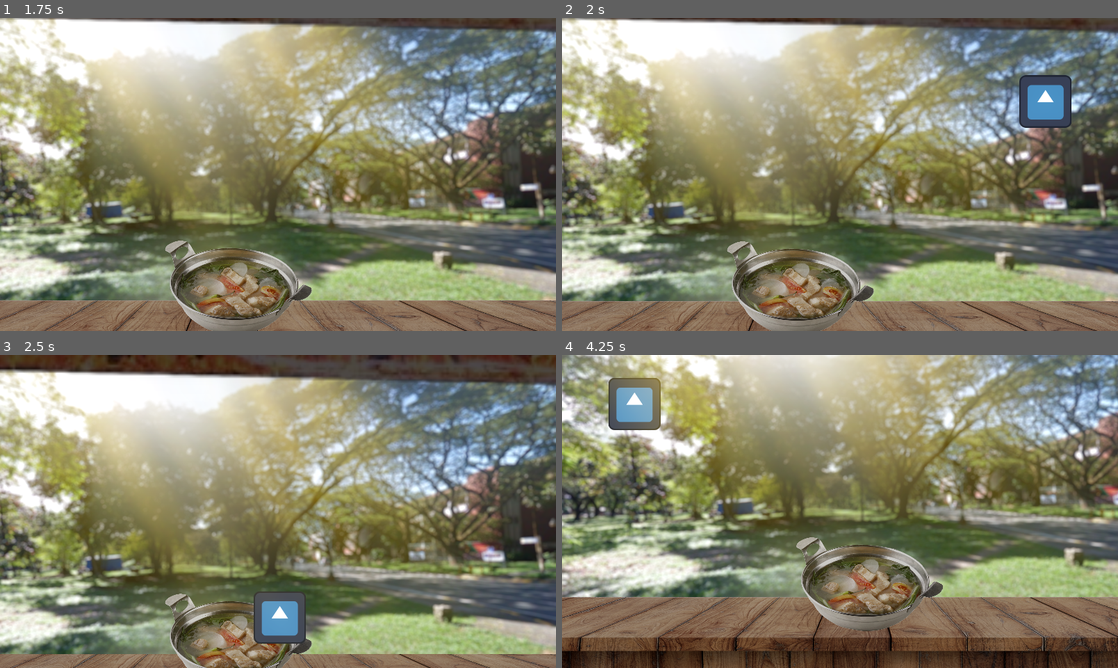
Above: before the commit, frames 1-4 (two rows, left to right).
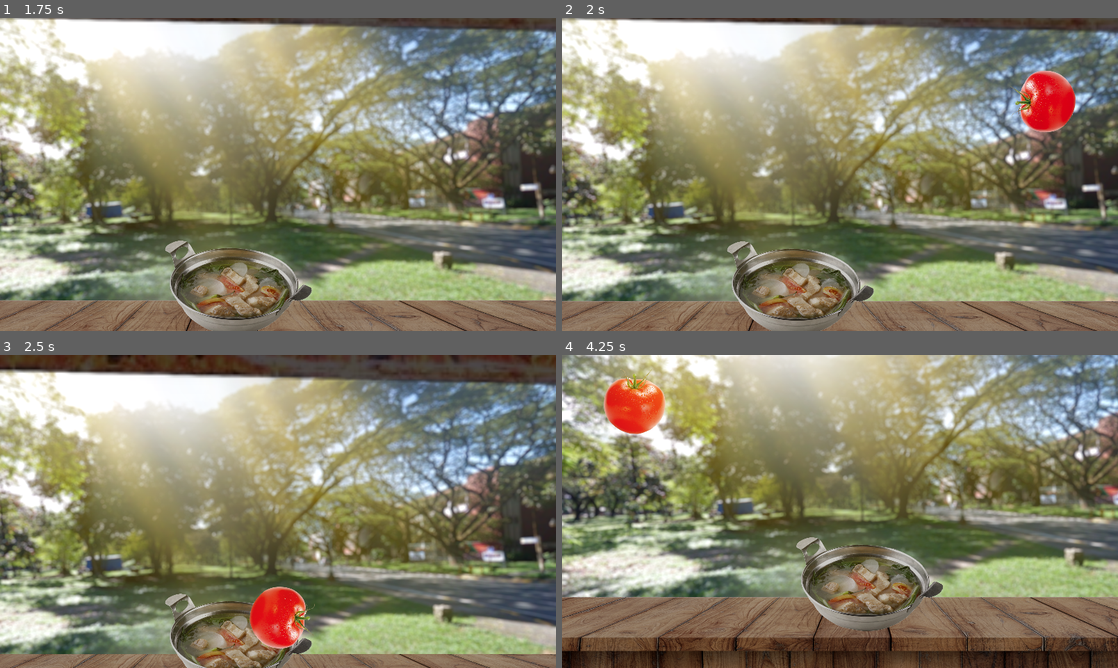
Above: after the commit, the same moments.

Repository: FlamingHerb/develup-chapter-1-quest
Game: Godot game, scene res://scenes/main_menu.tscn
Two runs of this game, one before a commit and one after it. Both use one fixed random seed, a clock stepped at 60 frames per second and the inputs below. The engine's default icon, where the game draws it, is replaced by a stand-in: a white triangle on a blue panel in a dark square. Sound files missing from this copy of the repository are replaced by a short silence.
Inputs (mouse positions are in pixels of both pictures, inside the frame that each line leads up to):
- Up to frame 1 (1.75 s): click "Ambatucook" at 0.5 s; tap Enter at 1.25 s; move the mouse to (400, 158) at 1.27 s; click (400, 158) at 1.42 s; tap Space at 1.52 s
- Up to frame 2 (2 s): no input
- Up to frame 3 (2.5 s): move the mouse to (478, 442) at 2.02 s; click (478, 442) at 2.17 s; tap Space at 2.27 s
- Up to frame 4 (4.25 s): move the mouse to (1040, 480) at 2.77 s; click (1040, 480) at 2.92 s; move the mouse to (812, 574) at 3.52 s; click (812, 574) at 3.67 s; tap Space at 3.77 s

Frame 1 is identical in both runs. In frame 2, 1.7% of the frame differs, in the area x 80-93%, y 16-37%; in frame 3, 1.7%; in frame 4, 1.7%.

Commit message:
feat: ingredient graphics now set

Diff:
--- a/scenes/game_main/item_base.tscn
+++ b/scenes/game_main/item_base.tscn
@@ -14,6 +14,7 @@
 script = ExtResource("1_u5cyj")
 
 [node name="ItemSprite" type="Sprite2D" parent="."]
+scale = Vector2(0.5, 0.5)
 texture = ExtResource("2_mhsqi")
 
 [node name="CollisionShape2D" type="CollisionShape2D" parent="."]
--- a/scripts/game_main/item_base.gd
+++ b/scripts/game_main/item_base.gd
@@ -3,8 +3,23 @@
 const target_pos = Vector2(602, 570)
 enum ItemType {ITEM, ENEMY}
 
+var ingredient = [
+	"daikon", "kangkong", "meat", "onion", "tamarind", "tomato"
+]
+
+var ingredient_graphics = {
+	"daikon": preload("res://graphics/game_main/ingredients/daikon.png"),
+	"kangkong": preload("res://graphics/game_main/ingredients/kangkong.png"),
+	"meat": preload("res://graphics/game_main/ingredients/meat.png"),
+	"onion": preload("res://graphics/game_main/ingredients/onion.png"),
+	"tamarind": preload("res://graphics/game_main/ingredients/tamarind.png"),
+	"tomato": preload("res://graphics/game_main/ingredients/tomato.png")
+}
 
 @onready var time_in_air: float
+@onready var item_sprite = $ItemSprite
+@onready var ingredient_picked: String
+
 @export var item_type: ItemType
 
 #===============================================================================
@@ -13,11 +28,16 @@
 
 # Called when the node enters the scene tree for the first time.
 func _ready() -> void:
+	_set_graphics()
 	_calculate_linear_velocity()
 
 # Called every frame. 'delta' is the elapsed time since the previous frame.
 func _process(delta: float) -> void:
 	pass
+
+func _on_area_2d_input_event(viewport: Node, event: InputEvent, shape_idx: int) -> void:
+	if event is InputEventMouseButton and event.pressed and event.button_index == MOUSE_BUTTON_LEFT:
+		queue_free()
 
 #===============================================================================
 # Custom functions
@@ -35,9 +55,9 @@
 
 	linear_velocity.x = (target_pos.x - position.x) / time_in_air
 	linear_velocity.y = ((target_pos.y - position.y) - ((960 * (time_in_air ** 2)) / 2)) / time_in_air
+	angular_velocity = randi_range(0, 20)
 	print(linear_velocity)
 
-
-func _on_area_2d_input_event(viewport: Node, event: InputEvent, shape_idx: int) -> void:
-	if event is InputEventMouseButton and event.pressed and event.button_index == MOUSE_BUTTON_LEFT:
-		queue_free()
+func _set_graphics() -> void:
+	ingredient_picked = ingredient.pick_random()
+	item_sprite.texture = ingredient_graphics[ingredient_picked]
Binary file changed: graphics/game_main/ingredients/tomato.png
